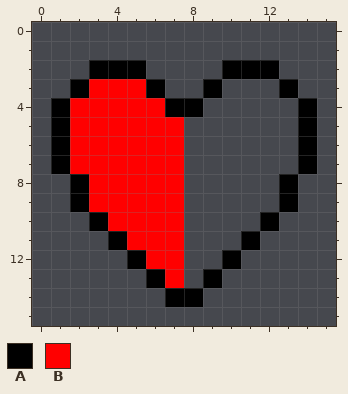
File history of a pixel-art sprite, resources/items/life1-red.png. This is how it looked before the edit.
The file is 512x512 pixels, drawn in blocks of 32x32; one block is one cell here.
Palette (. is transparent): A #000000  B #ff0000
Pixels before, first column x 1:
 2 ..AAA....AAA..
 3 .ABBBA..A...A.
 4 ABBBBBAA.....A
 5 ABBBBBB......A
 6 ABBBBBB......A
 7 ABBBBBB......A
 8 .ABBBBB.....A.
 9 .ABBBBB.....A.
10 ..ABBBB....A..
11 ...ABBB...A...
12 ....ABB..A....
13 .....AB.A.....
14 ......AA......
The result:
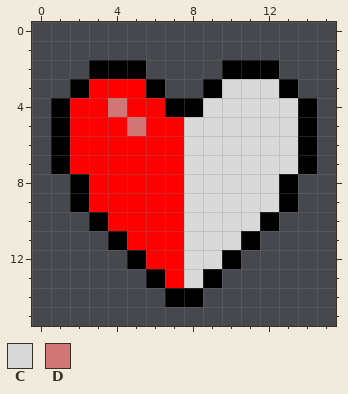
Colours new in this view: C #d9d9d9  D #d17676
Change:
The author put colour C in row 3 at x 10 to 12; in row 4 at x 9 to 13; in rows 5 to 7 at x 8 to 13; in rows 8 to 9 at x 8 to 12; in row 10 at x 8 to 11; in row 11 at x 8 to 10.
The author put colour C in row 12 at x 8 to 9; in row 13 at x 8.
Colour B becomes colour D in row 4 at x 4; in row 5 at x 5.
Pixel boxes of the changes (left, top, right, bottom) in both pictures:
changed: (108, 79, 298, 288)
